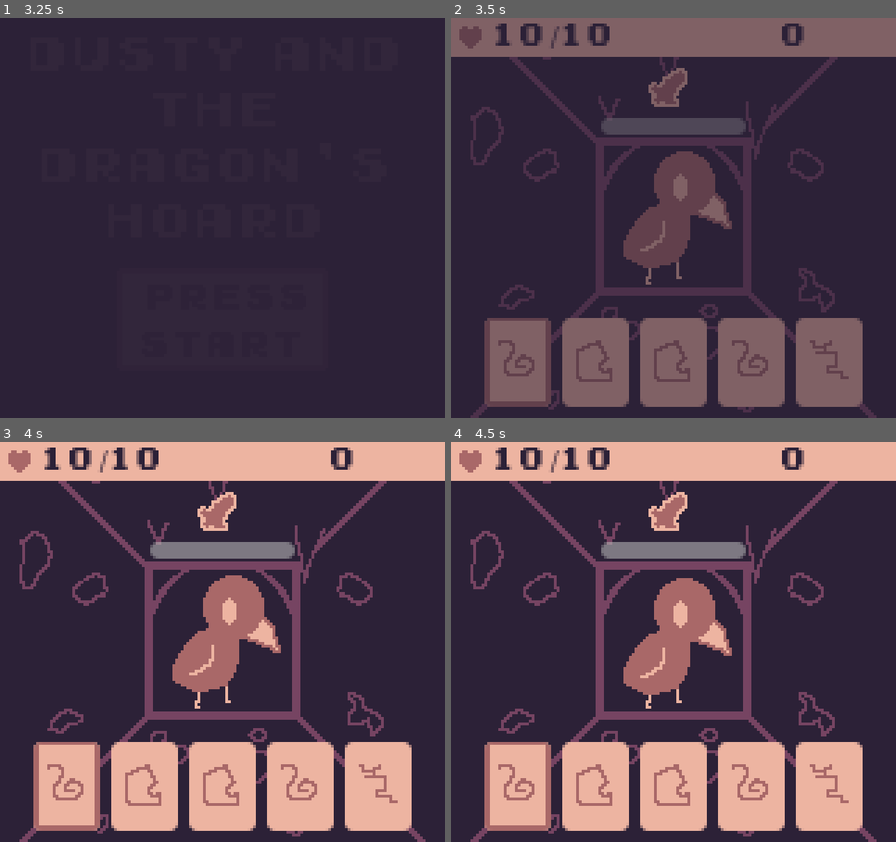
Above: before the commit, frames 1-4 (two rows, left to right).
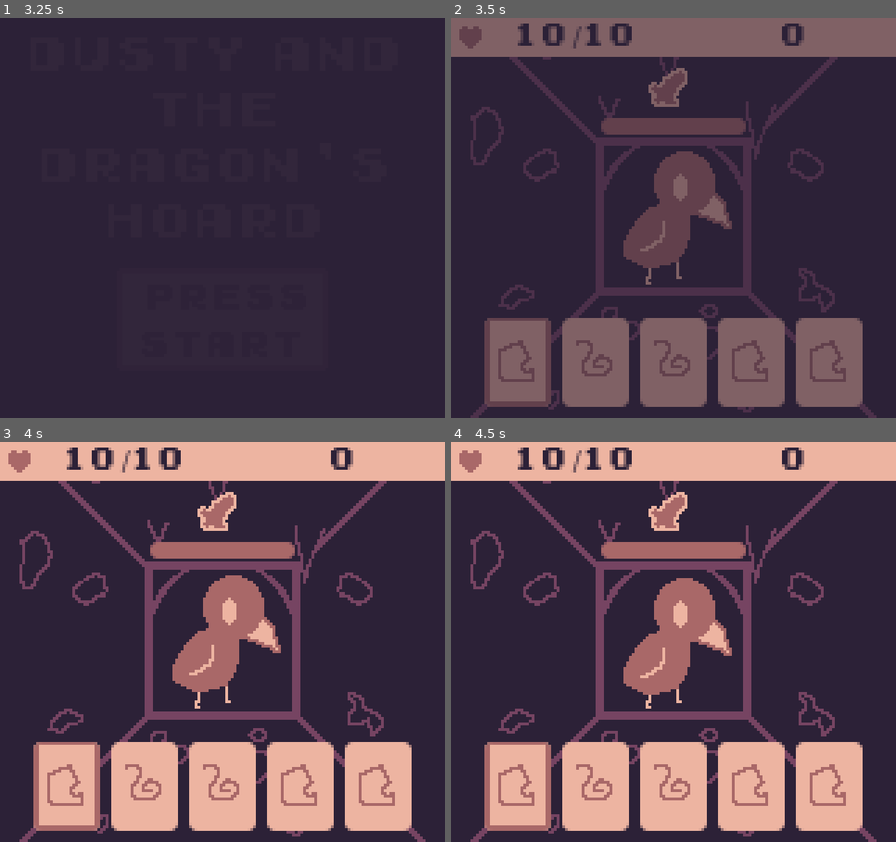
Above: after the commit, the same moments.

Repository: TroyAWilson/Dusty_and_the_Dragons_Hoard
Game: Godot game, scene res://scenes/title.tscn
Same seed, same stepped clock (60 frames per second), same inputs: the game is played once before the commit and once after it.
Inputs (mouse positions are in pixels of both pictures, inside the frame that each line leads up to):
- Up to frame 1 (3.25 s): click (226, 326) at 0.5 s; click (226, 326) at 1.25 s; click (226, 326) at 2 s; tap Enter (start) at 2.75 s; tap Z (gb_a) at 2.85 s; tap X (gb_b) at 3.05 s
- Up to frame 2 (3.5 s): no input
- Up to frame 3 (4 s): click (66, 786) at 3.5 s
- Up to frame 4 (4.5 s): click (593, 786) at 4.27 s

Frame 1 is identical in both runs. In frame 2, 2.9% of the frame differs, in the area x 10-90%, y 1-91%; in frame 3, 4.4%; in frame 4, 4.4%.

Commit message:
buncha new stuf

Diff:
--- a/autoload/audio_controller.gd
+++ b/autoload/audio_controller.gd
@@ -33,3 +33,6 @@
 
 func playCoin() -> AudioStreamPlayer:
 	return playSFX(coin)
+
+func playBoop() -> AudioStreamPlayer:
+	return playSFX(boop, -35.0)
--- a/autoload/game_controller.gd
+++ b/autoload/game_controller.gd
@@ -30,7 +30,20 @@
 	"storm":{
 		"sprite": preload("res://media/stormSymbol.png")
 	},
+	"gold":{
+		"sprite": preload("res://media/goldSymbol.png")
+	},
+	"death":{
+		"sprite": preload("res://media/deathSymbol.png")
+	}
 }
+
+'''
+A note here we have kind of a fuck ass way of doing some of the odd effects
+-1 being an indefinet amount of hits and -2 meaning it will calculate current gold as that value
+
+might be better to do something like -1 and add an "instructions" field but aaah you know
+'''
 
 var spells = {
 	"fire_fire":{
@@ -54,13 +67,34 @@
 	},
 	"stone_storm":{
 		"types":["effect"],
-		"stun":1 #loses next action
+		"effect":"stun",
+		"duration":1 #loses next action
+
 	},
 	"storm_storm":{
 		"types":["damage"],
 		"damage":2,
 		"hits": -1 #gamble, each strike has a decreasing chance to hit
-	}
+	},
+	"gold_gold":{
+		"types":["effect"],
+		"effect":"gainGold",
+		"amount":10,
+	},
+	"fire_gold":{
+		"types":["damage"],
+		"damage":-2,
+		"hits":1
+	},
+	"gold_storm":{
+		"types":["damage"],
+		"damage":1,
+		"hits":-2
+	},
+	"gold_stone":{
+		"types":["block"],
+		"block":-2,
+	},
 }
 
 var rooms = [
@@ -73,13 +107,34 @@
 		"amount": 10
 	},
 	{
+		"type":"rune",
+		"newRune":"gold"
+	},
+	{
 		"type": "combat",
 		"enemy": "mole"
+	},
+	{
+		"type": "gold",
+		"amount": 15
+	},
+	{
+		"type": "combat",
+		"enemy": "frog"
+	},
+	{
+		"type":"rune",
+		"newRune":"death"
+	},
+		{
+		"type": "combat",
+		"enemy": "dragon"
 	},
 ]
 
 @onready var canarySprite := preload("res://media/canary.png")
 @onready var moleSprite := preload("res://media/mole.png")
+@onready var frogSprite := preload("res://media/frog.png")
 
 @onready var enemies = {
 	"canary": {
@@ -93,31 +148,96 @@
 			},
 			{
 				"type": "block",
-				"damage": 2
+				"block": 2
 			},
 		]
 	},
 	"mole": {
 		"name": "Mole",
-		"health": 5,
+		"health": 15,
 		"sprite":moleSprite,
 		"attacks": [
 			{
-				"type": "attack",
-				"damage": 2
+				"type":"block",
+				"block":6
+			},
+			{
+				"type": "attack",
+				"damage": 5
+			}
+		]
+	},
+	"frog": {
+		"name": "Mole",
+		"health": 15,
+		"sprite":frogSprite,
+		"attacks": [
+			{
+				"type":"block",
+				"block":6
+			},
+			{
+				"type": "attack",
+				"damage": 5
+			}
+		]
+	},
+	"ooze": {
+		"name": "Mole",
+		"health": 15,
+		"sprite":moleSprite,
+		"attacks": [
+			{
+				"type":"block",
+				"block":6
+			},
+			{
+				"type": "attack",
+				"damage": 5
+			}
+		]
+	},
+	"dragon": {
+		"name": "Mole",
+		"health": 30,
+		"sprite":moleSprite,
+		"attacks": [
+			{
+				"type":"attack",
+				"damage":15
+			},
+			{
+				"type": "attack",
+				"damage": 5
 			}
 		]
 	}
 }
 
-
 func drawStartingHand() -> void:
 	hand.clear()
 
-	var hand_size: int = min(5, playerDeck.size())
+	var combatDeckInstance = playerDeck.duplicate()
+	combatDeckInstance.shuffle()
+
+	var hand_size: int = min(5, combatDeckInstance.size())
 
 	for i in range(hand_size):
-		hand.append(playerDeck.pop_back())
+		hand.append(combatDeckInstance.pop_back())
 
 func drawNewHand() -> void:
+	playerDeck.shuffle()
 	drawStartingHand()
+
+func addRune(runeType:String) -> void:
+	unlockedRunes.append(runeType)
+
+func playerTakeDamage(dmg:int):
+	playerHealth -= dmg
+
+func addRuneToDeck(rune:String) -> void:
+	print('adding ' + rune + " to the deck")
+	unlockedRunes.append(rune)
+	playerDeck += [rune, rune, rune, rune]
+	print('new player deck: ')
+	print(playerDeck)
--- a/scenes/combat.tscn
+++ b/scenes/combat.tscn
@@ -1,9 +1,25 @@
-[gd_scene load_steps=4 format=3 uid="uid://os426pnv5bex"]
+[gd_scene load_steps=8 format=3 uid="uid://os426pnv5bex"]
 
 [ext_resource type="Script" path="res://scripts/combat.gd" id="1_pnfks"]
 [ext_resource type="Texture2D" uid="uid://c6d4br3o5rbbi" path="res://media/bkgV2.png" id="2_g44b4"]
+[ext_resource type="Texture2D" uid="uid://4oa26v7xopwj" path="res://media/blockV1.png" id="3_nrnue"]
+[ext_resource type="FontFile" uid="uid://2bqnex3sh6ai" path="res://Early GameBoy.ttf" id="4_td8g1"]
 
 [sub_resource type="SpriteFrames" id="SpriteFrames_ao6lq"]
+
+[sub_resource type="StyleBoxFlat" id="StyleBoxFlat_hi8t0"]
+bg_color = Color(0.462745, 0.266667, 0.384314, 1)
+corner_radius_top_left = 3
+corner_radius_top_right = 3
+corner_radius_bottom_right = 3
+corner_radius_bottom_left = 3
+
+[sub_resource type="StyleBoxFlat" id="StyleBoxFlat_5hx1v"]
+bg_color = Color(0.662745, 0.407843, 0.407843, 1)
+corner_radius_top_left = 3
+corner_radius_top_right = 3
+corner_radius_bottom_right = 3
+corner_radius_bottom_left = 3
 
 [node name="Combat" type="Node2D"]
 script = ExtResource("1_pnfks")
@@ -30,10 +46,33 @@
 offset_top = -9.0
 offset_right = 52.0
 offset_bottom = -3.0
+theme_override_styles/background = SubResource("StyleBoxFlat_hi8t0")
+theme_override_styles/fill = SubResource("StyleBoxFlat_5hx1v")
 show_percentage = false
 
 [node name="intention" type="Sprite2D" parent="EnemyArea"]
 position = Vector2(24, -20)
+
+[node name="BlockContainer" type="Control" parent="EnemyArea"]
+visible = false
+anchors_preset = 0
+offset_right = 40.0
+offset_bottom = 40.0
+
+[node name="blockValue" type="RichTextLabel" parent="EnemyArea/BlockContainer"]
+layout_mode = 0
+offset_left = -10.0
+offset_top = -21.0
+offset_right = 6.0
+offset_bottom = -2.0
+theme_override_fonts/normal_font = ExtResource("4_td8g1")
+bbcode_enabled = true
+text = "[font_size=8]4"
+
+[node name="block" type="Sprite2D" parent="EnemyArea/BlockContainer"]
+position = Vector2(-6, -6)
+scale = Vector2(0.5, 0.5)
+texture = ExtResource("3_nrnue")
 
 [node name="PlayerArea" type="Control" parent="."]
 layout_mode = 3
--- a/scenes/game.tscn
+++ b/scenes/game.tscn
@@ -21,8 +21,8 @@
 color = Color(0.929412, 0.705882, 0.631373, 1)
 
 [node name="health" type="RichTextLabel" parent="CanvasLayer"]
-offset_left = 10.0
-offset_right = 77.0
+offset_left = 18.0
+offset_right = 85.0
 offset_bottom = 15.0
 theme_override_fonts/normal_font = ExtResource("2_xg6lw")
 bbcode_enabled = true
--- /dev/null
+++ b/scenes/rune.tscn
@@ -0,0 +1,25 @@
+[gd_scene load_steps=4 format=3 uid="uid://suk6gvhcyl01"]
+
+[ext_resource type="Script" path="res://scripts/rune.gd" id="1_3vary"]
+[ext_resource type="Texture2D" uid="uid://c6d4br3o5rbbi" path="res://media/bkgV2.png" id="1_dc6es"]
+[ext_resource type="Texture2D" uid="uid://crtqel0dc4r22" path="res://media/goldSymbol.png" id="3_46ba3"]
+
+[node name="rune" type="Node2D"]
+position = Vector2(0, -1)
+script = ExtResource("1_3vary")
+
+[node name="bkg" type="Sprite2D" parent="."]
+position = Vector2(80, 72)
+texture = ExtResource("1_dc6es")
+
+[node name="RichTextLabel" type="RichTextLabel" parent="."]
+visible = false
+offset_left = 4.0
+offset_top = 22.0
+offset_right = 161.0
+offset_bottom = 62.0
+text = "This is a rune room"
+
+[node name="runeSprite" type="Sprite2D" parent="."]
+position = Vector2(78, 74)
+texture = ExtResource("3_46ba3")
--- a/scripts/combat.gd
+++ b/scripts/combat.gd
@@ -1,6 +1,7 @@
 extends Node2D
 
 signal roomFinished
+signal takeDamage
 
 #the other junk
 var currentHand: Array[String] = []
@@ -10,11 +11,16 @@
 var selectedRunes: Array[Button] = []
 var casting := false
 
+var playerBlock := 0
+var currentEnemyBlock := 0
+
 #onreadys
 @onready var enemySprite: AnimatedSprite2D = $EnemyArea/enemySprite
 @onready var enemyHealthBar := $EnemyArea/enemyHealthBar
 @onready var enemyIntentionSprite := $EnemyArea/intention
 @onready var cardContainer := $cardContainer
+@onready var enemyBlockContainer := $EnemyArea/BlockContainer
+@onready var enemyBlockValue := $EnemyArea/BlockContainer/blockValue
 
 #preloads
 var cardScene := preload("res://scenes/card.tscn")
@@ -40,7 +46,6 @@
 
 func setup(hand: Array[String]) -> void:
 	currentHand = hand.duplicate()
-
 	var enemyKey: String = GameController.rooms[GameController.roomIndex]["enemy"]
 	currentEnemy = GameController.enemies[enemyKey].duplicate(true)
 
@@ -50,13 +55,9 @@
 		var runeData = GameController.runes[runeName]
 
 		card.setup(runeName, runeData['sprite'])
-
 		card.runeSelected.connect(_on_rune_selected)
-
 		cardContainer.add_child(card)
-
 		card.animateIn()
-
 
 	await get_tree().process_frame
 
@@ -68,8 +69,9 @@
 		child.queue_free()
 
 	selectedRunes.clear()
-
 	GameController.drawNewHand()
+	currentHand = GameController.hand.duplicate()
+
 	loadHand()
 
 func loadEnemy() -> void:
@@ -108,7 +110,6 @@
 	enemySprite.play("idle")
 
 	#load health
-	print(currentEnemy)
 	enemyHealthBar.max_value = currentEnemy.health
 	enemyHealthBar.value = enemyHealthBar.max_value
 
@@ -125,6 +126,7 @@
 	if selectedRunes.size() >= 2:
 		return
 
+	AudioController.playBoop()
 	selectedRunes.append(card)
 	card.setSelected(true)
 	print(selectedRunes.map(func(c):return c.runeName))
@@ -138,37 +140,54 @@
 	if "damage" in spellInfo["types"]:
 		print('damaging spell boom!')
 		if "hits" in spellInfo:
-			dealDamage(spellInfo["damage"], spellInfo["hits"])
+			await dealDamage(spellInfo["damage"], spellInfo["hits"])
 		else:
-			dealDamage(spellInfo["damage"])
-
+			await dealDamage(spellInfo["damage"])
 	if "block" in spellInfo["types"]:
 		print("blocked it!")
-
+		handleBlock(spellInfo["block"])
 	if "effect" in spellInfo["types"]:
-		print("do an effect?") #i dont really know what this means yet
+		match spellInfo["effect"]:
+			"stun":
+				print("stun")
+			"gainGold":
+				print("gainGold")
+
+	if currentEnemy.health <= 0:
+		print('enemy is at 0')
+		roomFinished.emit()
+	else:
+		handleEnemyTurn()
+		newHand()
 
 	casting = false
+
 
 func normalizeSpell(rune1:String, rune2:String) -> String:
 	var temp = [rune1, rune2]
 	temp.sort()
 	return temp[0] + "_" + temp[1]
 
+func handleBlock(block:int) -> void:
+	if block == -2:
+		block = GameController.playerGold
+
+	playerBlock += block
+
+
 func dealDamage(damage:int, hits:int=1) -> void:
-	print("dealing " + str(damage) + " points of damage " + str(hits) + " times")
+	if damage == -2:
+		damage = GameController.playerGold
 
 	if hits == -1:
 		var hitCount = 1
 		var threshold = 101
-		print('calculate number of hits')
 		while randi_range(1,100) < threshold:
 			hitCount += 1
 			threshold -= 10
-
-		print("hitcount: " + str(hitCount))
-
 		hits = hitCount
+	elif hits == -2:
+		hits = GameController.playerGold
 
 	for i in range(hits):
 		#add sound here
@@ -176,13 +195,6 @@
 		enemyHealthBar.value = currentEnemy.health
 		await get_tree().create_timer(0.2).timeout
 
-	if currentEnemy.health <= 0:
-		print('you have defeated the enemy')
-		roomFinished.emit()
-
-	else:
-		handleEnemyTurn()
-		newHand()
 
 func loadEnemyIntention() -> void:
 	if currentEnemyIntention.type == "attack":
@@ -191,6 +203,28 @@
 		enemyIntentionSprite.texture = enemyBlockPreload
 
 func handleEnemyTurn() -> void:
+	currentEnemyBlock = 0
+	if currentEnemyIntention.type == "attack":
+		var dmg = max(0, currentEnemyIntention.damage - playerBlock)
+		GameController.playerTakeDamage(dmg)
+		takeDamage.emit()
+	elif currentEnemyIntention.type == "block":
+		currentEnemyBlock = currentEnemyIntention.block
+		enemyBlockValue.text = "[font_size=8]" + str(currentEnemyBlock)
+
+	if currentEnemyBlock != 0:
+		enemyBlockContainer.visible = true
+	else:
+		enemyBlockContainer.visible = false
+
+	match currentEnemyIntention.type:
+		"attack":
+			print('attack ow')
+		"block":
+			print('blocking, loser')
+
 	currentEnemyIntentionIndex += 1
+	if currentEnemyIntentionIndex >= currentEnemy.attacks.size():
+		currentEnemyIntentionIndex = 0
 	currentEnemyIntention = currentEnemy.attacks[currentEnemyIntentionIndex]
 	loadEnemyIntention()
--- a/scripts/game.gd
+++ b/scripts/game.gd
@@ -3,10 +3,11 @@
 @onready var roomContainer = $RoomContainer
 @onready var fadeRect = $TransitionLayer/FadeRect
 @onready var goldLabel := $CanvasLayer/gold
-
+@onready var healthLabel := $CanvasLayer/health
 
 var combatScene = preload("res://scenes/combat.tscn")
 var goldScene = preload("res://scenes/gold.tscn")
+var runeScene = preload("res://scenes/rune.tscn")
 
 func _ready() -> void:
 	fadeRect.color.a = 0.0
@@ -25,10 +26,10 @@
 	match room["type"]:
 		"combat":
 			startCombat(room)
-
 		"gold":
 			startGoldRoom(room)
-
+		"rune":
+			startRuneRoom(room)
 
 func startCombat(room: Dictionary) -> void:
 	GameController.playerDeck.shuffle()
@@ -36,20 +37,26 @@
 
 	var combat = combatScene.instantiate()
 	combat.roomFinished.connect(handleRoomChange)
+	combat.takeDamage.connect(handleTakeDamage)
 
 	combat.setup(GameController.hand)
 
 	roomContainer.add_child(combat)
 
-
 func startGoldRoom(room: Dictionary) -> void:
 	var goldRoom = goldScene.instantiate()
-
+	goldRoom.roomFinished.connect(handleRoomChange)
 	goldRoom.setup(room["amount"])
 
 	goldRoom.addGold.connect(updateGoldLabel)
 
 	roomContainer.add_child(goldRoom)
+
+func startRuneRoom(room:Dictionary) -> void:
+	var runeRoom = runeScene.instantiate()
+	runeRoom.roomFinished.connect(handleRoomChange)
+	runeRoom.setup(room)
+	roomContainer.add_child(runeRoom)
 
 
 func handleRoomChange() -> void:
@@ -68,6 +75,10 @@
 	await get_tree().process_frame
 	await fade_in()
 
+func handleTakeDamage() -> void:
+	print(GameController.playerHealth)
+	var healthString = str(GameController.playerHealth) + "/" + str(GameController.maxHealth)
+	healthLabel.text = "[font_size=10][color=2c2137]" + healthString
 
 func clearCurrentRoom() -> void:
 	for child in roomContainer.get_children():
--- a/scripts/gold.gd
+++ b/scripts/gold.gd
@@ -1,6 +1,7 @@
 extends Node2D
 
 signal addGold
+signal roomFinished
 
 var goldAmount: int = 0
 var opened := false
@@ -25,5 +26,8 @@
 		addGold.emit()
 		AudioController.playCoin()
 
+		await get_tree().create_timer(1)
+		roomFinished.emit()
+
 	elif Input.is_action_just_pressed("gb_b"):
 		print('I guess youre skipping, okay hate free money')
--- /dev/null
+++ b/scripts/rune.gd
@@ -0,0 +1,23 @@
+extends Node2D
+
+signal roomFinished
+
+
+
+@onready var runeSprite := $runeSprite
+
+var rune : String
+
+func setup(room:Dictionary):
+	print(room)
+	print("setting up for new rune: " + room["newRune"])
+	rune = room["newRune"]
+
+func _ready() -> void:
+	runeSprite.texture = GameController.runes[rune].sprite
+
+func _process(delta: float) -> void:
+	if Input.is_action_just_pressed("gb_a"):
+		GameController.addRuneToDeck(rune)
+
+		roomFinished.emit()
Binary file added: media/deathSymbol.png
Not shown, added: media/deathSymbol.png.import
Binary file added: media/frog.png
Not shown, added: media/frog.png.import
Binary file added: media/goldSymbol.png
Not shown, added: media/goldSymbol.png.import
